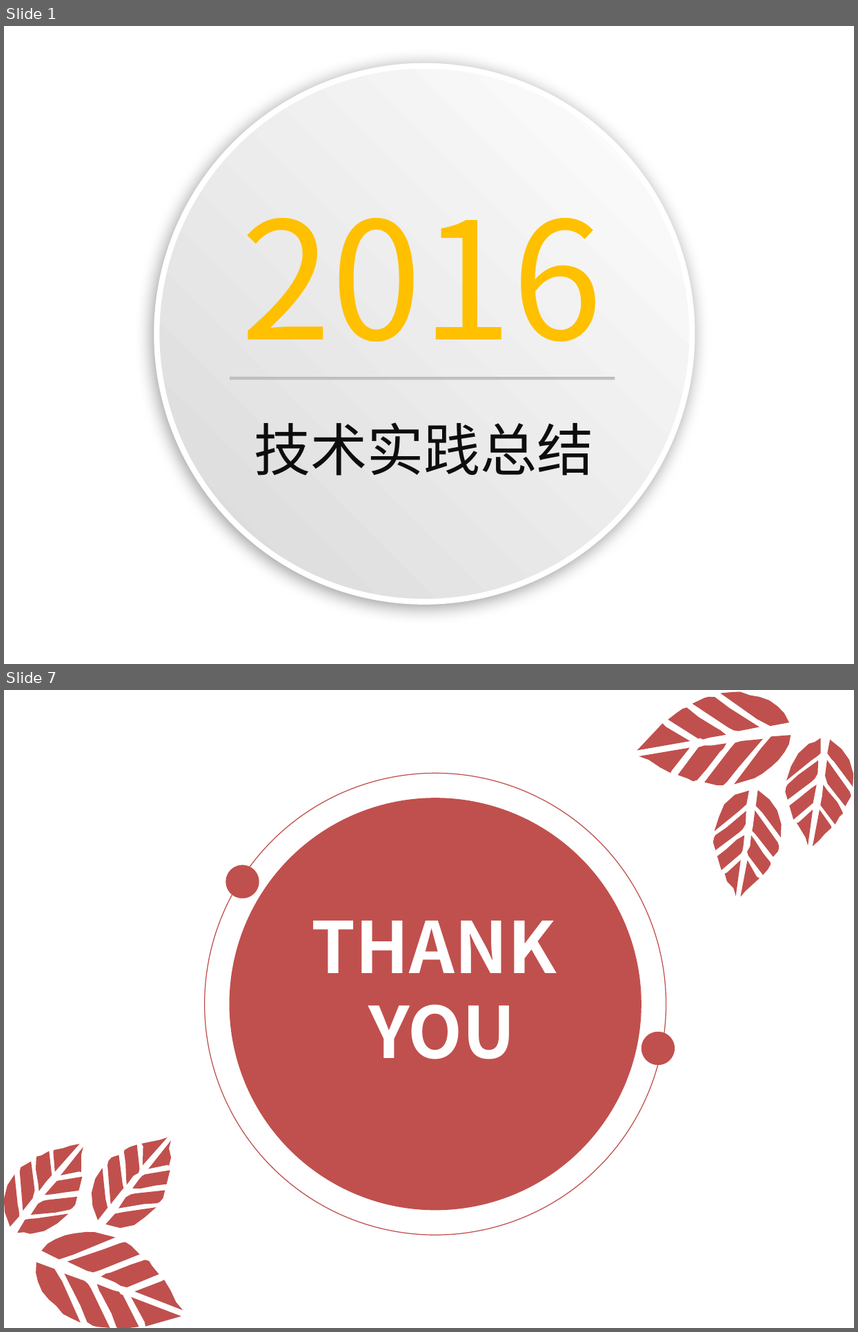
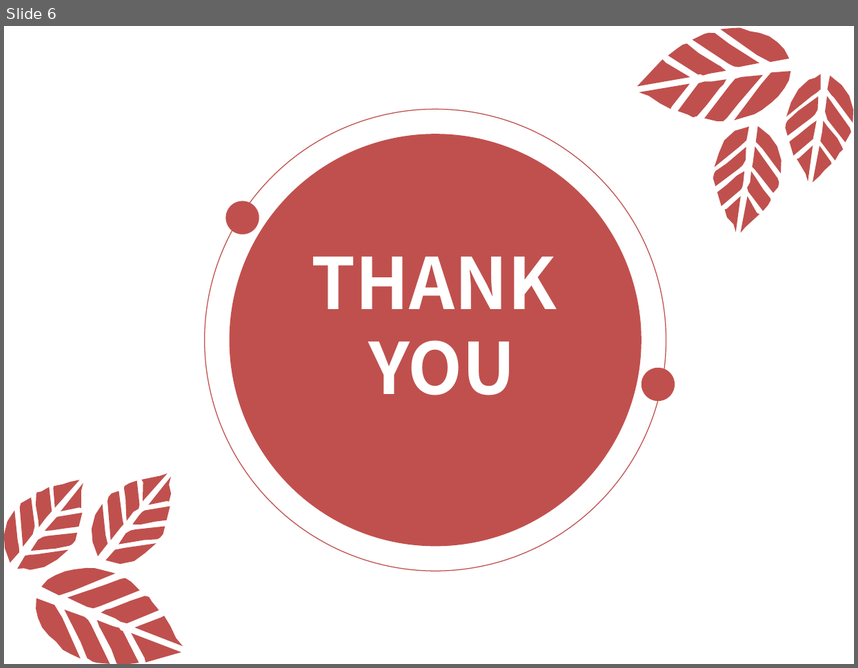
Before and after one commit to zhizhuwang/codekata, a slide deck: Resources/poster/2016技术实践总结.pptx. Shown one above the other, each under a label of ours: slides 1 and 7 before the commit, slide 6 after it; the slides between them are not shown. The pictures are 858x1332 and 858x668 pixels, drawn with LibreOffice and Linux fonts; fonts in the diff are those of the drawing. Boxes give left, top, right and bottom in pixels: in the first picture for what was removed or moved away, otherwise in the second. Text is boxed around its words. In the diff, an @@ line names an element or a change of style, - is before the commit and + after.

```diff
--- a/Resources/poster/2016技术实践总结.pptx
+++ b/Resources/poster/2016技术实践总结.pptx
@@ slide 1 removed at (x1=4, y1=26, x2=854, y2=664), background #CCE8CF @@
@@ ellipse removed at (x1=157, y1=66, x2=693, y2=601) @@
@@ text removed at (x1=241, y1=218, x2=603, y2=379) @@
-2016
@@ line removed from (230, 378) to (615, 378) @@
@@ text removed at (x1=254, y1=422, x2=594, y2=475) @@
-技术实践总结
@@ what was slide 7 is now slide 6 @@
```
Also in this commit, not shown: 4 slides changed, 1 slide added, 2 other slides removed, 1 other file.
